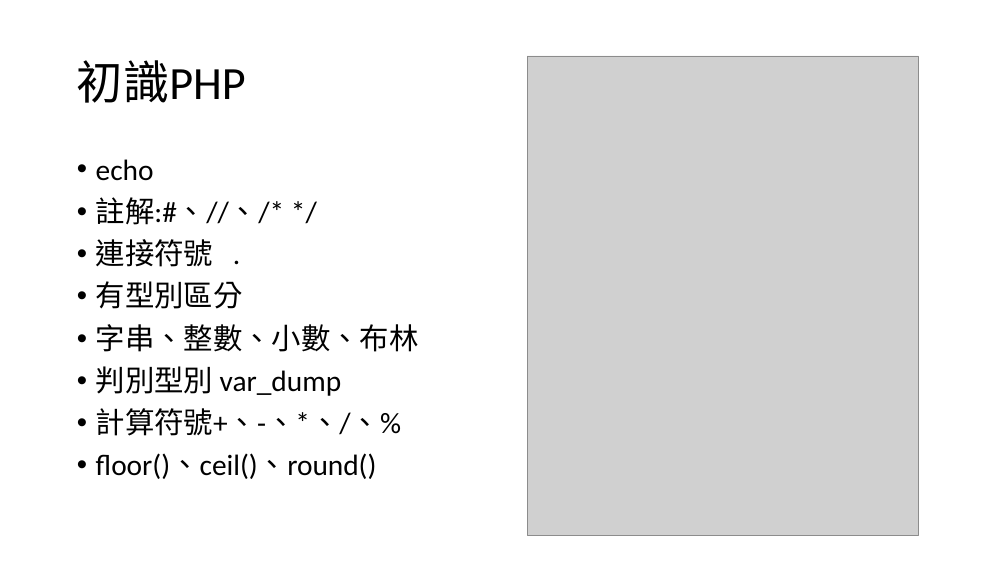
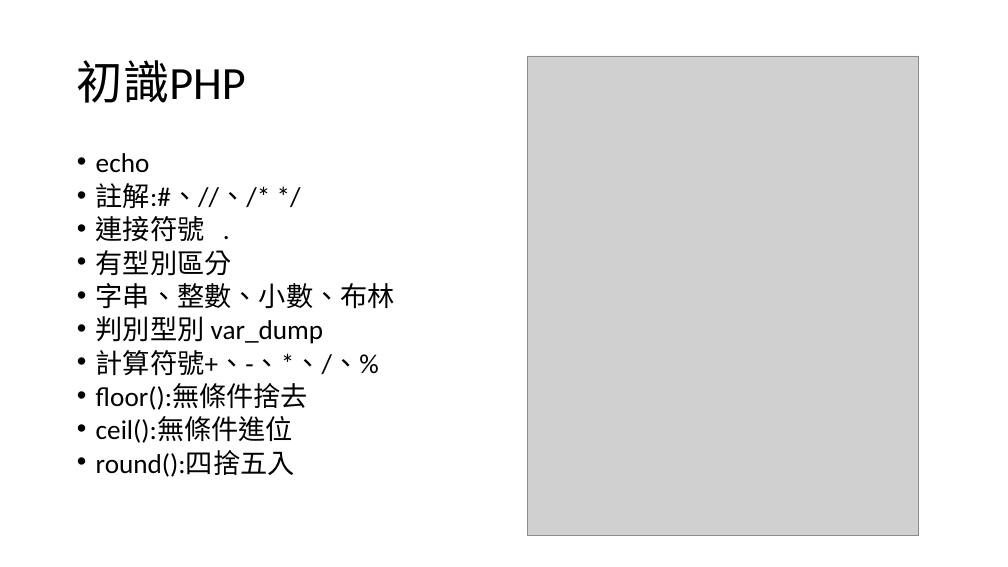
Before and after one commit to choco2001/ppt, a slide deck: slide 6 of php.pptx (slide 3 before the commit). Drawn at 1008x567 pixels with LibreOffice and Linux fonts; fonts in the diff are those of the drawing; grey boxes stand for pictures. Boxes give left, top, right and bottom in pixels: in the first picture for what was removed or moved away, otherwise in the second. Text is boxed around its words. In the diff, an @@ line names an element or a change of style, - is before the commit and + after.

```diff
--- a/php.pptx
+++ b/php.pptx
@@ text at (96,153,395,376): size 28 to 25.9 pt in "echo", "註解:#、//、/* */", "連接符號 .", "有型別區分" and 3 more places; line spacing 0.9 to 0.7 @@
@@ text at (96,384,308,477): text changed; size 28 to 25.9 pt @@
-• floor()、ceil()、round()
+• floor():無條件捨去
+• ceil():無條件進位
+• round():四捨五入
```
Also in this commit, not shown: 1 other slide changed, 3 slides added, 1 slide removed.
